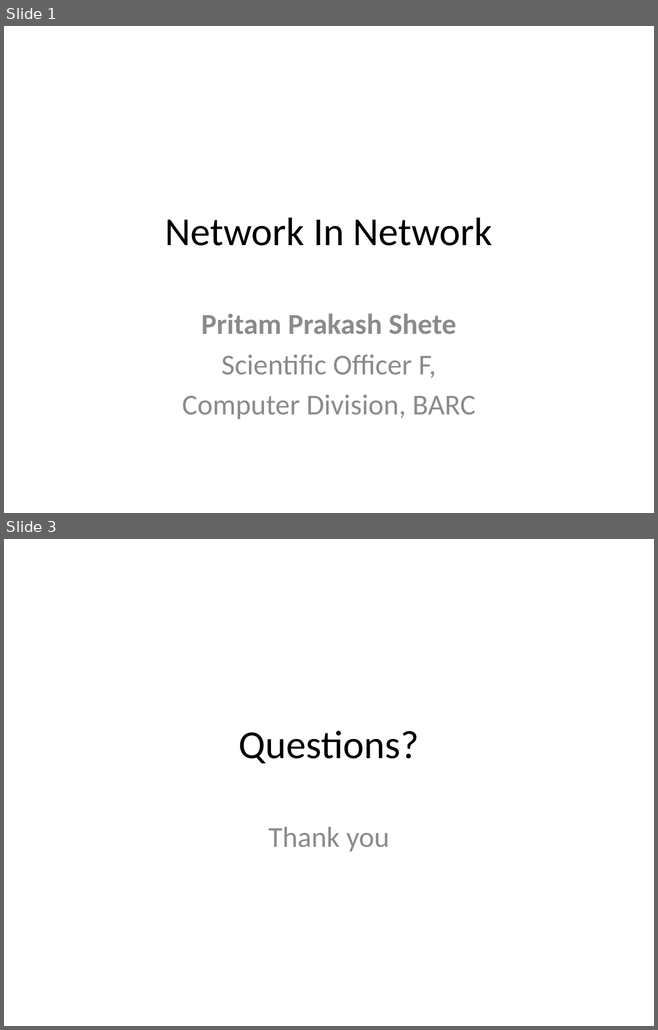
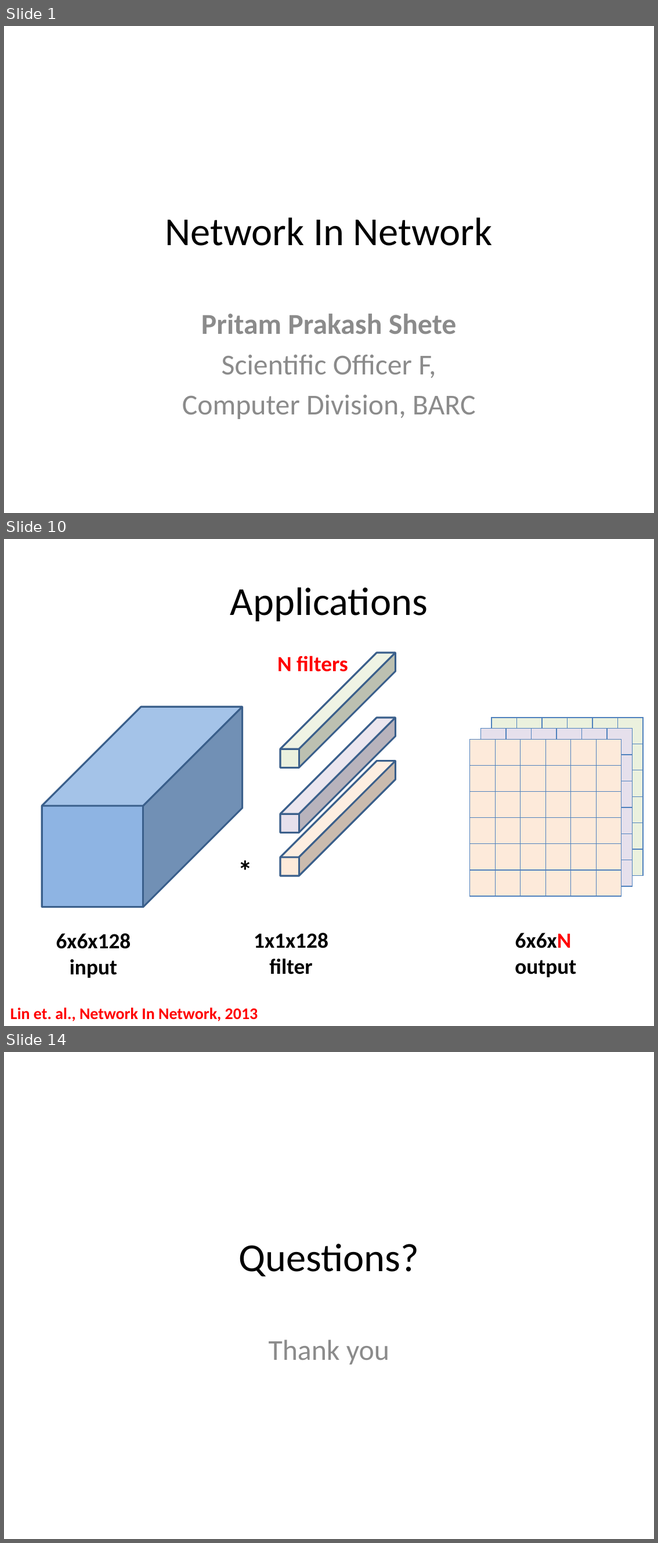
Before and after one commit to look4pritam/ArtificialIntelligence, a slide deck: presentations/CNN/NetworkInNetwork.pptx. Shown one above the other, each under a label of ours: slides 1 and 3 before the commit, slides 1, 10 and 14 after it; the slides between them are not shown. The pictures are 658x1030 and 658x1543 pixels, drawn with LibreOffice and Linux fonts; fonts in the diff are those of the drawing. Boxes give left, top, right and bottom in pixels: in the first picture for what was removed or moved away, otherwise in the second. Text is boxed around its words. In the diff, an @@ line names an element or a change of style, - is before the commit and + after.

Commit message:
Network in network is added.

```diff
--- a/presentations/CNN/NetworkInNetwork.pptx
+++ b/presentations/CNN/NetworkInNetwork.pptx
@@ slide 10 added at [4, 539, 654, 1026], background #FFFFFF @@
@@ title added at [230, 587, 427, 621], 44 pt, text #000000 @@
+Applications
@@ text added at [277, 656, 348, 672], 24 pt, text #FF0000, bold @@
+N filters
@@ cube added at [280, 653, 395, 768], fill #EBF1DE, outline #3A5F8C 2 pt @@
@@ cube added at [42, 707, 242, 907], fill #8EB4E3, outline #3A5F8C 2 pt @@
@@ cube added at [280, 718, 395, 832], fill #E6E0EC, outline #3A5F8C 2 pt @@
@@ table added at [480, 729, 632, 886], 6 rows, 6 columns @@
+ |  |  |  |  | 
+ |  |  |  |  | 
+ |  |  |  |  | 
+ |  |  |  |  | 
+ |  |  |  |  | 
+ |  |  |  |  | 
@@ table added at [491, 718, 643, 875], 6 rows, 6 columns @@
+ |  |  |  |  | 
+ |  |  |  |  | 
+ |  |  |  |  | 
+ |  |  |  |  | 
+ |  |  |  |  | 
+ |  |  |  |  | 
@@ table added at [470, 739, 622, 896], 6 rows, 6 columns @@
+ |  |  |  |  | 
+ |  |  |  |  | 
+ |  |  |  |  | 
+ |  |  |  |  | 
+ |  |  |  |  | 
+ |  |  |  |  | 
@@ cube added at [280, 761, 395, 876], fill #FDEADA, outline #3A5F8C 2 pt @@
@@ text added at [231, 849, 259, 891], 32 pt, text #000000, bold @@
+*
@@ text added at [56, 933, 131, 978], 24 pt, text #000000, bold @@
+6x6x128 input
@@ text added at [253, 933, 328, 975], 24 pt, text #000000, bold @@
+1x1x128
+filter
@@ text added at [514, 933, 576, 977], 24 pt, text #000000, bold @@
+6x6xN
+output
@@ text added at [10, 1008, 258, 1022], 18 pt, text #FF0000, bold @@
+Lin et. al., Network In Network, 2013
@@ what was slide 3 is now slide 14 @@
```
Also in this commit, not shown: 11 other slides added, 1 slide removed.
